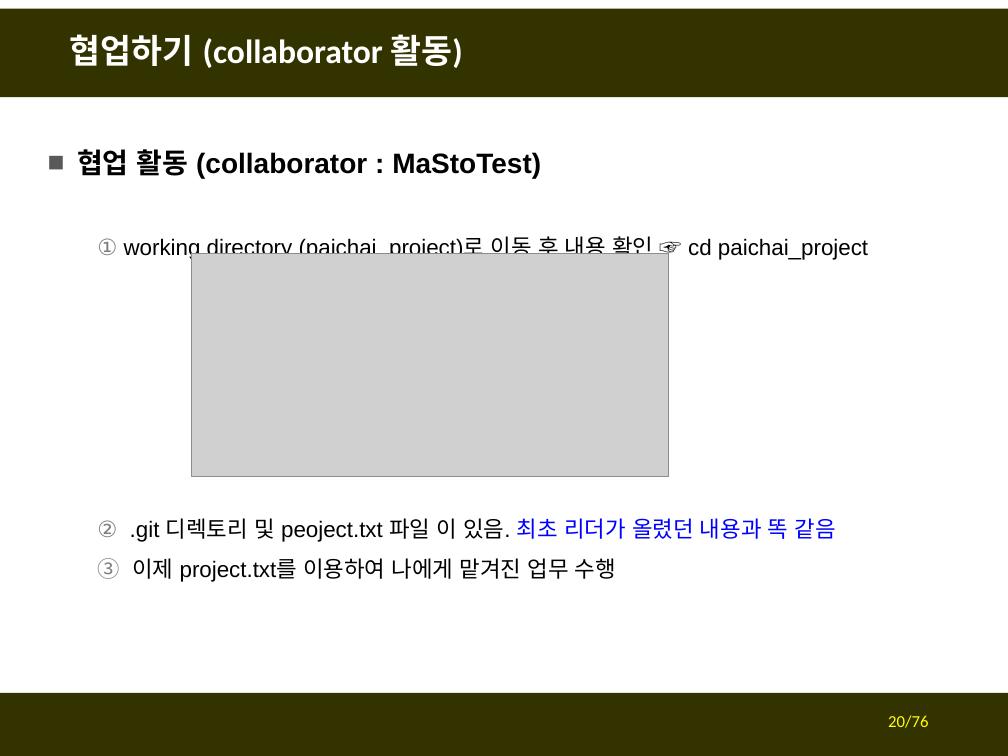
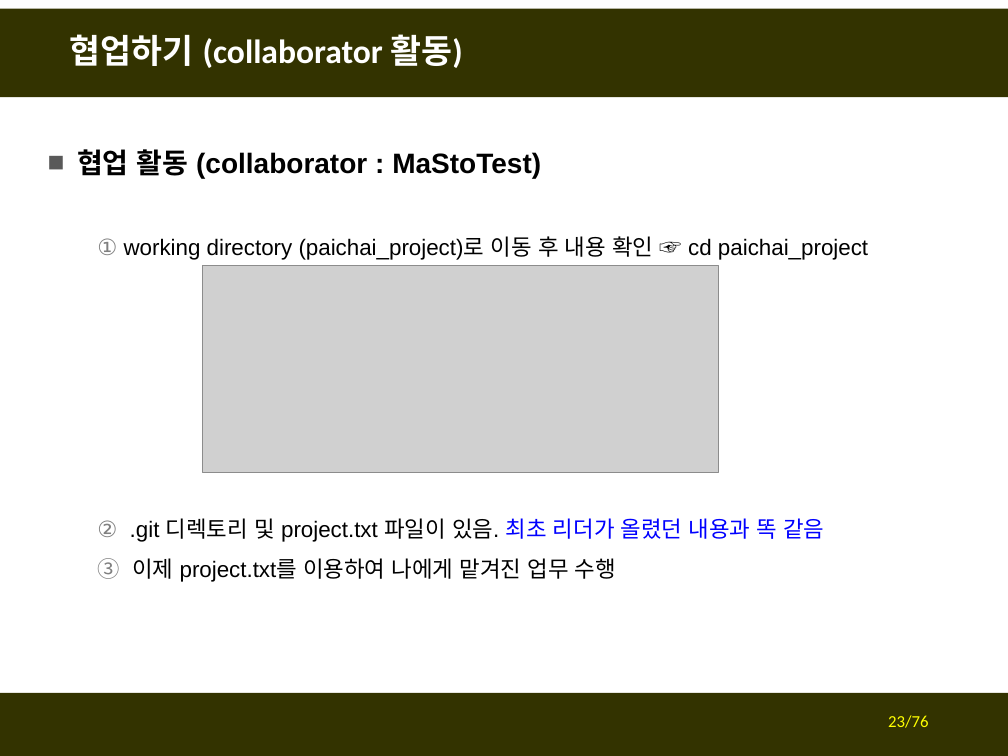
Before and after one commit to fasthill/github-lecture, a slide deck: slide 23 of git및github첫걸음4-협업하기.pptx (slide 20 before the commit). Drawn at 1008x756 pixels with LibreOffice and Linux fonts; fonts in the diff are those of the drawing; grey boxes stand for pictures. Boxes give left, top, right and bottom in pixels: in the first picture for what was removed or moved away, otherwise in the second. Text is boxed around its words. In the diff, an @@ line names an element or a change of style, - is before the commit and + after.

```diff
--- a/git및github첫걸음4-협업하기.pptx
+++ b/git및github첫걸음4-협업하기.pptx
@@ picture: place and size @@
-picture at [192, 253, 668, 477]
+picture at [203, 265, 718, 472]
@@ text at [130, 518, 824, 542]: text changed @@
-  2. .git 디렉토리 및 peoject.txt 파일 이 있음. 최초 리더가 올렸던 내용과 똑 같음
+  2. .git 디렉토리 및 project.txt 파일이 있음. 최초 리더가 올렸던 내용과 똑 같음
@@ page number at [888, 715, 928, 728]: text changed @@
-20/76
+23/76
```
Also in this commit, not shown: 20 other slides changed, 5 slides added.
